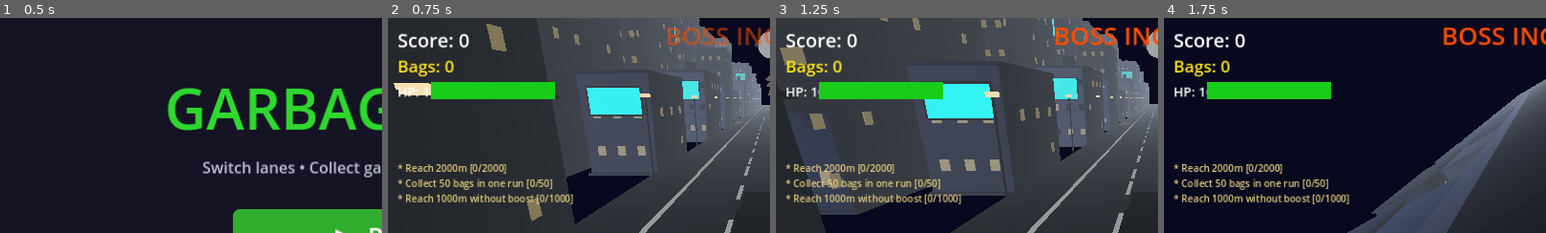
Above: before the commit, frames 1-4 (left to right).
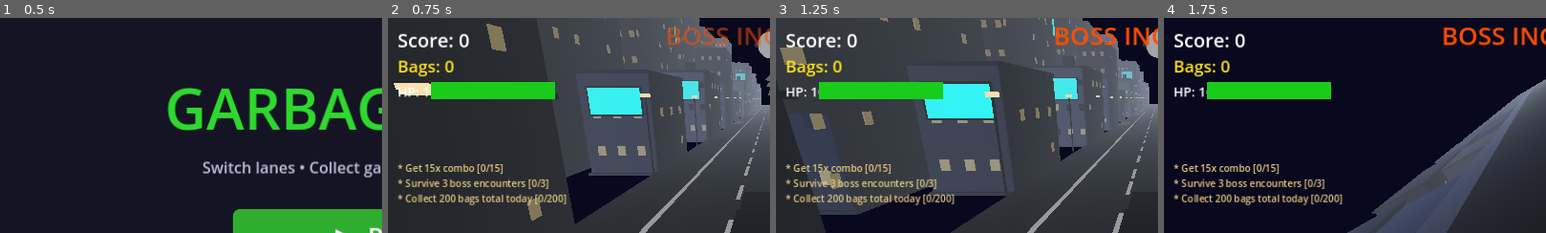
Above: after the commit, the same moments.

Repository: bhavyat81/runner
Game: Godot game, scene res://scenes/main_menu.tscn
Same seed, same stepped clock (60 frames per second), same inputs: the game is played once before the commit and once after it.
Inputs (mouse positions are % of the whole screen's width and height, from its top left):
- Up to frame 1 (0.5 s): no input
- Up to frame 2 (0.75 s): click "▶ PLAY" at 0.5 s
- Up to frame 3 (1.25 s): no input
- Up to frame 4 (1.75 s): move the mouse to (72, 45) at 1.27 s; hold D (move_right) from 1.28 s (still down); click (72, 45) at 1.42 s; tap Space (jump) at 1.52 s
The pictures show only the part of the screen within x 0-50%, y 0-50%; the shares and areas given below are measured in that part.

Frame 1 is identical in both runs. In frame 2, 2.8% of the frame differs, in the area x 4-49%, y 68-88%; in frame 3, 2.7%; in frame 4, 2.9%.

Commit message:
Use month * 100 + day for more readable unique day-of-year calculation
Co-authored-by: bhavyat81 <233542359+bhavyat81@users.noreply.github.com>

Diff:
--- a/scripts/game_manager.gd
+++ b/scripts/game_manager.gd
@@ -323,7 +323,7 @@
 # --- Daily challenges ---
 func _init_daily_challenges() -> void:
 	var date := Time.get_date_dict_from_system()
-	var today: int = date["month"] * 31 + date["day"]
+	var today: int = date["month"] * 100 + date["day"]
 	var loaded_day: int = _daily_challenge_day
 	if loaded_day != today:
 		# New day — pick 3 challenges based on day-of-year seed
